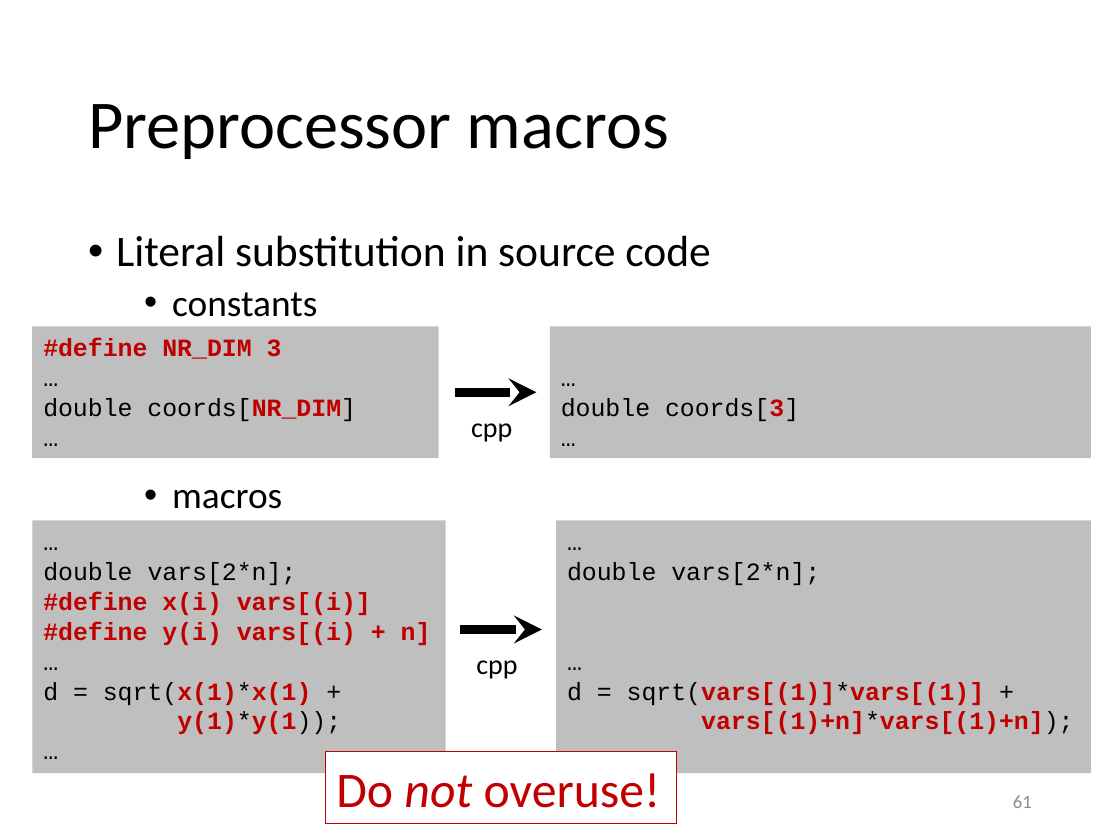
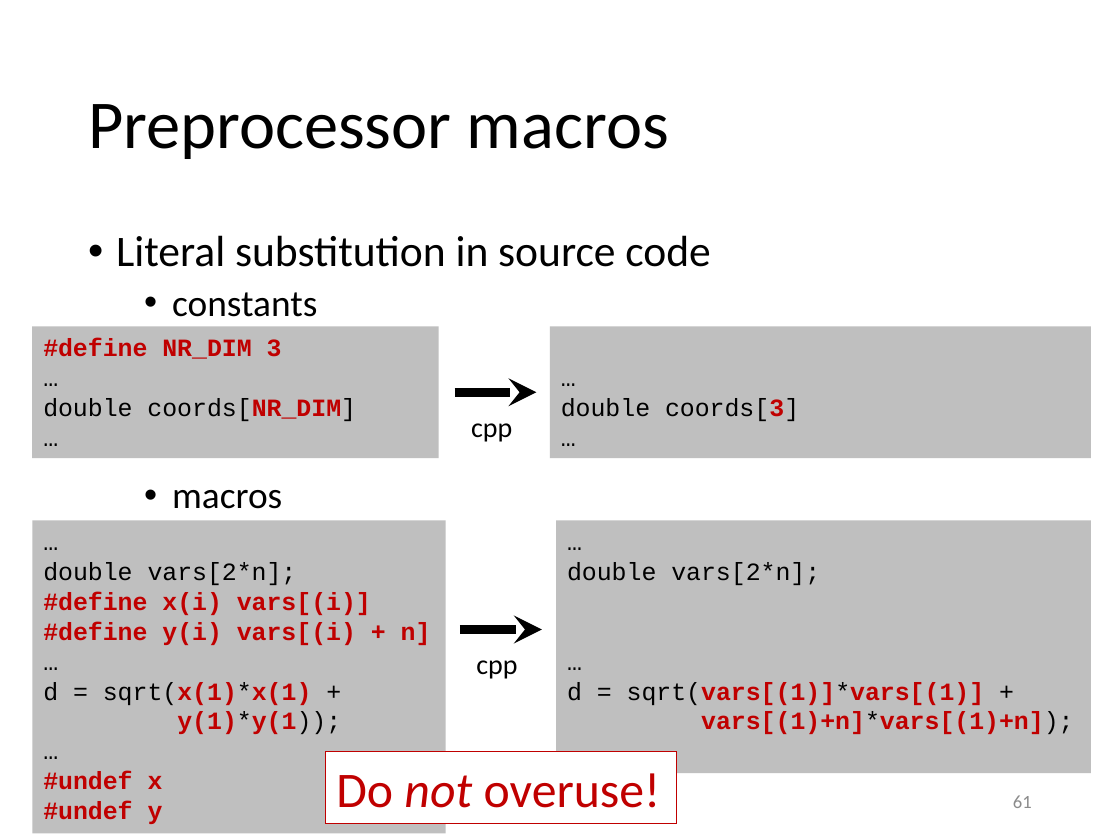
Before and after one commit to gjbex/Scientific-C-plus-plus, a slide deck: slide 61 of scientific_cpp.pptx. Drawn at 1120x840 pixels with LibreOffice and Linux fonts; fonts in the diff are those of the drawing. Boxes give left, top, right and bottom in pixels: in the first picture for what was removed or moved away, otherwise in the second. Text is boxed around its words. In the diff, an @@ line names an element or a change of style, - is before the commit and + after.

```diff
--- a/scientific_cpp.pptx
+++ b/scientific_cpp.pptx
@@ rectangle "…" resized from (x1=32, y1=521, x2=446, y2=774) to (x1=32, y1=521, x2=446, y2=833) @@
@@ text in rectangle at (x1=43, y1=771, x2=163, y2=824): paragraphs added @@
+#undef x
+#undef y
```
Also in this commit, not shown: 2 other slides changed.
